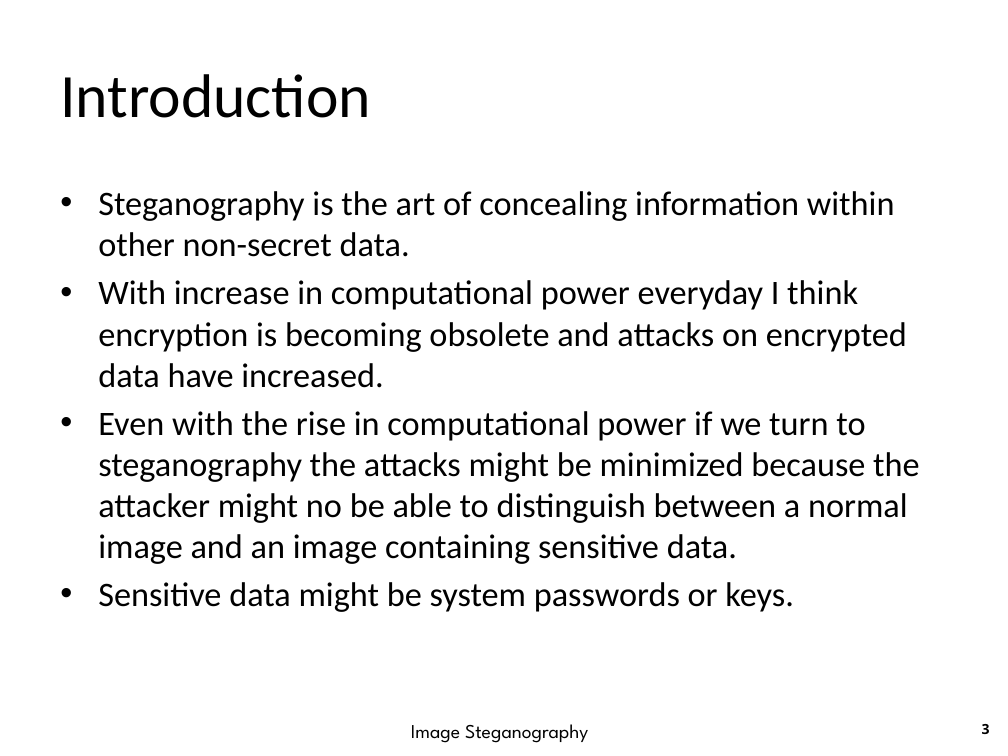
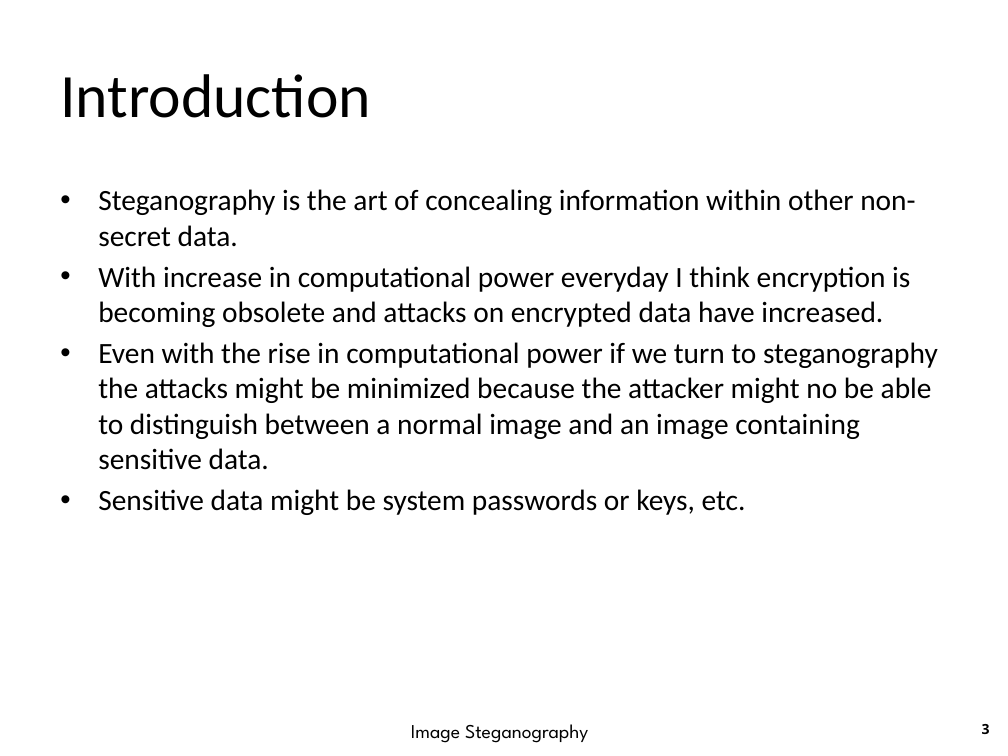
Before and after one commit to EmmanuelManeswa/Image-Steganography, a slide deck: slide 3 of docs/project 2/Project Presentation (154409 - Emmanuel Maneswa).pptx. Drawn at 1008x756 pixels with LibreOffice and Linux fonts; fonts in the diff are those of the drawing. Boxes give left, top, right and bottom in pixels: in the first picture for what was removed or moved away, otherwise in the second. Text is boxed around its words. In the diff, an @@ line names an element or a change of style, - is before the commit and + after.

```diff
--- a/docs/project 2/Project Presentation (154409 - Emmanuel Maneswa).pptx
+++ b/docs/project 2/Project Presentation (154409 - Emmanuel Maneswa).pptx
@@ text at box(98, 189, 938, 470): size 24.5 to 21 pt in "Steganography is the art of concealing information ...", "With increase in computational power everyday I ...", "Even with the rise in computational power ..." @@
@@ text at box(98, 489, 746, 515): text changed; size 24.5 to 21 pt @@
-• Sensitive data might be system passwords or keys.
+• Sensitive data might be system passwords or keys, etc.
```
Also in this commit, not shown: 4 other slides changed.
